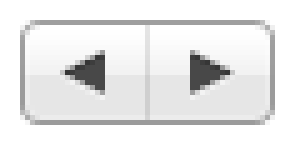
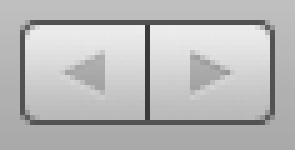
Two versions of the same layered image (295×150). Layer-by-layer changes:
hid "Group 1 copy (merged)" over [20, 20, 275, 125]
renamed "Group 1 copy" to "right arrow", showed the group it (3 layers) over [190, 50, 235, 100]
"Layer 4 copy 5": opacity 30% → 100% over [190, 50, 235, 75]
renamed "Group 1" to "left arrow", showed the group it (3 layers) over [60, 50, 105, 100]
showed "Layer 7", opacity 10% → 100%, painted on it over [145, 25, 150, 120]
renamed "Layer 10" to "border", showed it, opacity 80% → 100% over [15, 15, 280, 130]
added layer "meta gradient" above "Layer 1" over [20, 20, 275, 125]
showed "Layer 1" over [0, 0, 295, 75]
showed "Shape 2" over [20, 20, 275, 125]
hid "Layer 8" over [20, 25, 275, 130]
added layer "metal background" over [0, 0, 295, 150]
